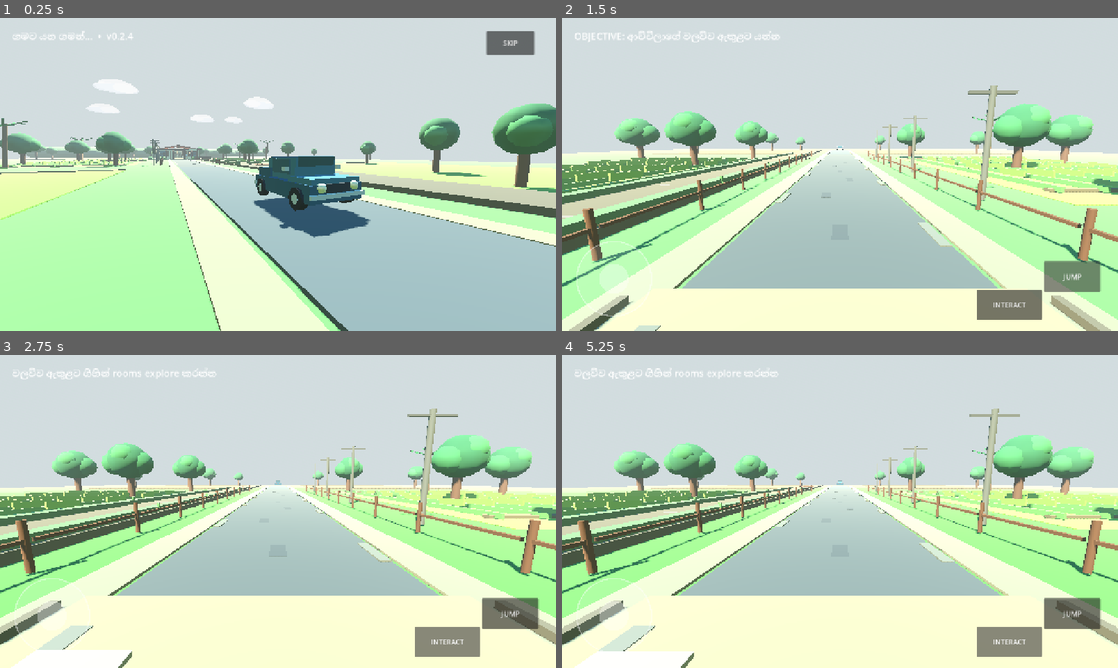
Above: before the commit, frames 1-4 (two rows, left to right).
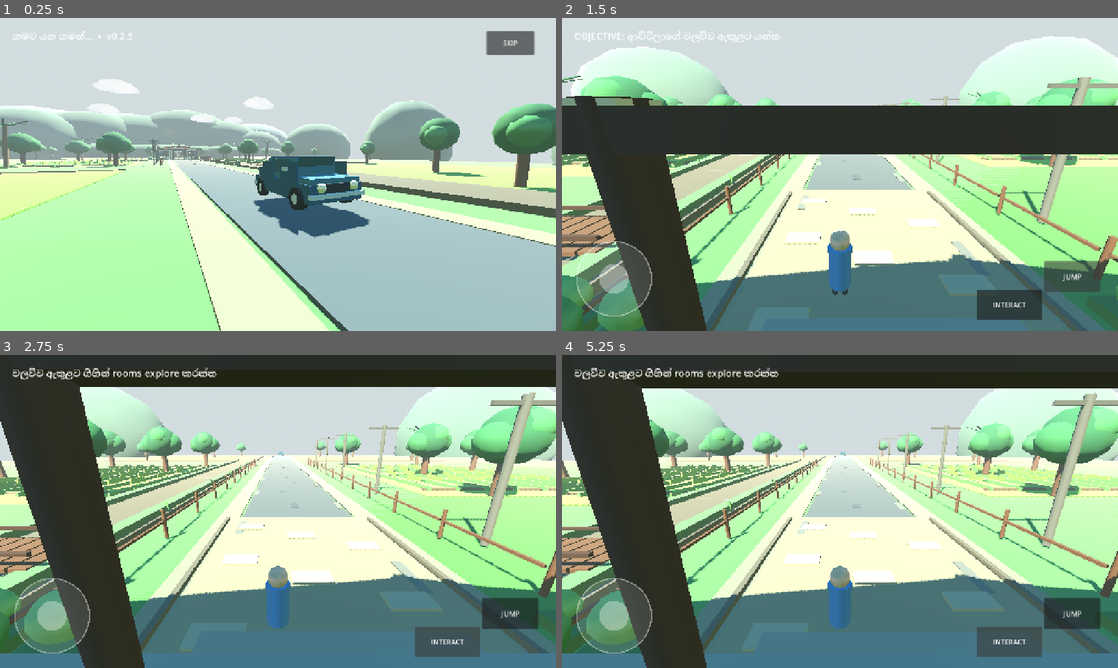
Above: after the commit, the same moments.

Repository: goldencenter432-sys/Gampiyasa
Game: Godot game, scene res://main.tscn
Same seed, same stepped clock (60 frames per second), same inputs: the game is played once before the commit and once after it.
Inputs:
- Up to frame 1 (0.25 s): no input
- Up to frame 2 (1.5 s): click "SKIP" at 0.5 s; click "JUMP" at 1.25 s
- Up to frame 3 (2.75 s): click "INTERACT" at 2 s
- Up to frame 4 (5.25 s): click "JUMP" at 2.75 s; click "INTERACT" at 3.5 s; click "JUMP" at 4.25 s; click "INTERACT" at 5 s

The runs differ from the first frame. In frame 1, 7.4% of the frame differs, in the area x 0-100%, y 4-100%; in frame 2, 74%; in frame 3, 82%; in frame 4, 83%, in the area x 0-100%, y 0-100%.

Commit message:
v0.2.5: add third-person camera and animated family/grandma arrival

Diff:
--- a/scripts/main.gd
+++ b/scripts/main.gd
@@ -4,6 +4,7 @@
 const EnvironmentV021 = preload("res://scripts/environment_v021.gd")
 const VisualsV022 = preload("res://scripts/visuals_v022.gd")
 const ContentV024 = preload("res://scripts/content_v024.gd")
+const EnvironmentV025 = preload("res://scripts/environment_v025.gd")
 enum GameState { DRIVE, ARRIVAL, DIALOGUE, PLAY }
 
 var state := GameState.DRIVE
@@ -13,6 +14,15 @@
 var grandma: Node3D
 var visuals_v022: Node3D
 var content_v024: Node3D
+var scenery_v025: Node3D
+var father: Node3D
+var mother: Node3D
+var daughter: Node3D
+var cutscene_boy: Node3D
+var car_door_fl: Node3D
+var car_door_fr: Node3D
+var car_door_rl: Node3D
+var car_door_rr: Node3D
 var player: CharacterBody3D
 var body_visual: Node3D
 var pivot: Node3D
@@ -43,6 +53,8 @@
 	add_child(visuals_v022)
 	content_v024 = ContentV024.new()
 	add_child(content_v024)
+	scenery_v025 = EnvironmentV025.new()
+	add_child(scenery_v025)
 	build_people_and_car()
 	build_player()
 	build_ui()
@@ -197,7 +209,7 @@
 
 func build_grandma(p: Vector3) -> Node3D:
 	var n: Node3D = Node3D.new()
-	n.name = "Grandma_v0_2_2"
+	n.name = "Grandma_v0_2_5"
 	n.position = p
 	n.scale = Vector3.ONE * 0.92
 	add_child(n)
@@ -264,13 +276,37 @@
 	box(car, Vector3(-1.34,1.46,-0.85), Vector3(0.22,0.16,0.28), chrome)
 	box(car, Vector3(1.34,1.46,-0.85), Vector3(0.22,0.16,0.28), chrome)
 
+	# Hinged car-door visuals used by the arrival animation.
+	car_door_fl = Node3D.new()
+	car_door_fl.position = Vector3(-1.25,1.08,-0.95)
+	car.add_child(car_door_fl)
+	box(car_door_fl,Vector3(0,0,0),Vector3(0.10,1.25,1.15),body_color)
+	car_door_fr = Node3D.new()
+	car_door_fr.position = Vector3(1.25,1.08,-0.95)
+	car.add_child(car_door_fr)
+	box(car_door_fr,Vector3(0,0,0),Vector3(0.10,1.25,1.15),body_color)
+	car_door_rl = Node3D.new()
+	car_door_rl.position = Vector3(-1.25,1.08,0.85)
+	car.add_child(car_door_rl)
+	box(car_door_rl,Vector3(0,0,0),Vector3(0.10,1.25,1.15),body_color)
+	car_door_rr = Node3D.new()
+	car_door_rr.position = Vector3(1.25,1.08,0.85)
+	car.add_child(car_door_rr)
+	box(car_door_rr,Vector3(0,0,0),Vector3(0.10,1.25,1.15),body_color)
+
 	family = Node3D.new()
 	family.visible = false
 	add_child(family)
-	person(family,Vector3(-2.2,0,16),Color("526d8b"))
-	person(family,Vector3(2.1,0,15.7),Color("9b617c"),0.95)
-	person(family,Vector3(3.4,0,16.6),Color("d19d44"),0.78)
-	grandma = build_grandma(Vector3(-3.1,0,20.6))
+	father = person(family,Vector3(-1.45,0,7.4),Color("526d8b"))
+	father.name = "Father"
+	mother = person(family,Vector3(1.45,0,7.2),Color("9b617c"),0.95)
+	mother.name = "Mother"
+	daughter = person(family,Vector3(1.65,0,8.7),Color("d19d44"),0.78)
+	daughter.name = "Daughter"
+	cutscene_boy = person(family,Vector3(-1.55,0,8.7),Color("4b76a5"),0.72)
+	cutscene_boy.name = "BoyCutscene"
+
+	grandma = build_grandma(Vector3(0.0,0,28.6))
 	grandma.visible = true
 
 func build_player() -> void:
@@ -288,7 +324,9 @@
 	player.add_child(pivot)
 	pivot.position = Vector3(0,1.2,0)
 	play_cam = Camera3D.new()
-	play_cam.position = Vector3(0,1.2,-4.8)
+	play_cam.position = Vector3(0,1.55,4.6)
+	play_cam.rotation_degrees.x = -8.0
+	play_cam.fov = 72.0
 	pivot.add_child(play_cam)
 	cine_cam = Camera3D.new()
 	add_child(cine_cam)
@@ -304,7 +342,7 @@
 	objective = Label.new()
 	objective.position = Vector2(28,26)
 	objective.add_theme_font_size_override("font_size",22)
-	objective.text = "ගමට යන ගමන්...  •  v0.2.4"
+	objective.text = "ගමට යන ගමන්...  •  v0.2.5"
 	layer.add_child(objective)
 	dialogue = Label.new()
 	dialogue.position = Vector2(100,560)
@@ -385,7 +423,7 @@
 func _process(delta: float) -> void:
 	clock += delta
 	if state == GameState.DRIVE:
-		var t: float = clampf(clock / 16.0, 0.0, 1.0)
+		var t: float = clampf(clock / 18.0, 0.0, 1.0)
 		car.position = drive_a.lerp(drive_b, smoothstep(0.0, 1.0, t))
 
 		# v0.2.4 four-shot intro: road chase -> field panorama -> canal side -> walawwa approach.
@@ -415,32 +453,86 @@
 			clock = 0.0
 			cine_stage = 0
 			family.visible = true
+			father.visible = false
+			mother.visible = false
+			daughter.visible = false
+			cutscene_boy.visible = false
 			grandma.visible = true
+			grandma.position = Vector3(0.0,0,28.6)
 			engine.stop()
 			if visuals_v022 != null and visuals_v022.has_method("trigger_arrival_dust"):
 				visuals_v022.call("trigger_arrival_dust", car.global_position)
 			objective.text = "ආච්චිලාගේ ගෙදරට ආවා"
 	elif state == GameState.ARRIVAL:
+		# Full family exit + grandma house-exit animation.
+		var parked: Vector3 = car.global_position
 		grandma.visible = true
-		if clock < 2.2:
-			# Establish the walawwa and parked car together.
-			var a: float = clock / 2.2
-			cine_cam.global_position = Vector3(10.0 - a * 2.2, 5.0, 11.0 + a * 1.0)
-			cine_cam.look_at(Vector3(0.0, 2.0, 22.0), Vector3.UP)
+
+		# 0-2.5 sec: establish parked car + walawwa.
+		if clock < 2.5:
+			cine_cam.global_position = Vector3(10.5,5.2,10.0)
+			cine_cam.look_at(Vector3(0.0,2.0,22.0),Vector3.UP)
+
+		# 2.5-8.5 sec: open doors and animate family stepping out.
+		elif clock < 8.5:
+			var exit_t: float = clampf((clock-2.5)/6.0,0.0,1.0)
+			cine_cam.global_position = Vector3(7.2,3.0,5.0)
+			cine_cam.look_at(parked + Vector3(0,1.1,0.8),Vector3.UP)
+
+			car_door_fl.rotation_degrees.y = lerpf(0.0,-58.0,clampf(exit_t*3.0,0.0,1.0))
+			car_door_fr.rotation_degrees.y = lerpf(0.0,58.0,clampf(exit_t*3.0,0.0,1.0))
+			car_door_rl.rotation_degrees.y = lerpf(0.0,-62.0,clampf((exit_t-0.16)*3.0,0.0,1.0))
+			car_door_rr.rotation_degrees.y = lerpf(0.0,62.0,clampf((exit_t-0.16)*3.0,0.0,1.0))
+
+			if exit_t > 0.08:
+				father.visible = true
+				var ft: float = clampf((exit_t-0.08)/0.30,0.0,1.0)
+				father.global_position = parked + Vector3(-1.2,0.0,-0.9).lerp(Vector3(-2.5,0.0,-0.7),ft)
+			if exit_t > 0.20:
+				mother.visible = true
+				var mt: float = clampf((exit_t-0.20)/0.30,0.0,1.0)
+				mother.global_position = parked + Vector3(1.2,0.0,-0.8).lerp(Vector3(2.5,0.0,-0.5),mt)
+			if exit_t > 0.36:
+				daughter.visible = true
+				var dt: float = clampf((exit_t-0.36)/0.28,0.0,1.0)
+				daughter.global_position = parked + Vector3(1.2,0.0,0.9).lerp(Vector3(2.8,0.0,1.2),dt)
+			if exit_t > 0.50:
+				cutscene_boy.visible = true
+				var bt: float = clampf((exit_t-0.50)/0.26,0.0,1.0)
+				cutscene_boy.global_position = parked + Vector3(-1.2,0.0,0.9).lerp(Vector3(-2.6,0.0,1.4),bt)
+				cutscene_boy.rotation_degrees.y = lerpf(0.0,-18.0,bt)
+
+		# 8.5-13 sec: grandma walks from inside to the veranda.
+		elif clock < 13.0:
+			var gt: float = clampf((clock-8.5)/4.5,0.0,1.0)
+			grandma.position = Vector3(0.0,0.0,28.6).lerp(Vector3(-2.2,0.0,20.7),smoothstep(0.0,1.0,gt))
+			grandma.rotation_degrees.y = lerpf(180.0,0.0,gt)
+			cine_cam.global_position = Vector3(-6.8,3.2,18.2)
+			cine_cam.look_at(grandma.global_position + Vector3(0,1.4,0),Vector3.UP)
+
+		# 13-16 sec: family + grandma hero shot before dialogue.
 		else:
-			# Cut closer to grandma at the veranda entrance.
-			var b: float = clampf((clock - 2.2) / 2.4, 0.0, 1.0)
-			cine_cam.global_position = Vector3(-7.0 + b * 2.0, 3.4, 17.0 + b * 1.2)
-			cine_cam.look_at(grandma.global_position + Vector3(0,1.35,0), Vector3.UP)
-		if clock > 4.8:
+			grandma.position = Vector3(-2.2,0.0,20.7)
+			cine_cam.global_position = Vector3(6.8,4.0,15.0)
+			cine_cam.look_at(Vector3(-0.5,1.5,20.0),Vector3.UP)
+
+		if clock > 16.0:
 			state = GameState.DIALOGUE
 			clock = 0.0
 			dialogue.visible = true
 			dialogue.text = "ආච්චි: ආ මේ ළමයිනේ! එන්න ඇතුළට. ගොඩ කාලෙකින් ඔයාලව දැක්කෙ."
 	elif state == GameState.DIALOGUE:
-		if clock > 4.5:
-			dialogue.text = "කොල්ලා: ආච්චි අම්මේ... බඩගිනියි!"
-		if clock > 8.0:
+		cine_cam.global_position = Vector3(5.8,3.2,16.8)
+		cine_cam.look_at(grandma.global_position + Vector3(0,1.3,0),Vector3.UP)
+		if clock > 4.0 and clock <= 7.5:
+			dialogue.text = "අම්මා: අම්මේ... කොහොමද ඉතින්?"
+		elif clock > 7.5 and clock <= 11.0:
+			dialogue.text = "ආච්චි: හොඳින් ඉන්නවා දුවේ. ඔයාලව දැක්ක එකම මට සතුටක්."
+		elif clock > 11.0 and clock <= 14.5:
+			dialogue.text = "කොල්ලා: ආච්චි අම්මේ... මට බඩගිනියි..."
+		elif clock > 14.5:
+			dialogue.text = "ආච්චි: එන්න පුතේ. කෑමත් ලෑස්ති කරලා තියෙන්නෙ."
+		if clock > 18.0:
 			begin_play()
 	elif state == GameState.PLAY:
 		var look: Vector2 = controls.call("consume_look")
@@ -454,8 +546,9 @@
 	state = GameState.PLAY
 	clock = 0
 	engine.stop()
+	cutscene_boy.visible = false
 	player.visible = true
-	player.position = Vector3(0,1.1,18)
+	player.position = Vector3(-1.2,1.1,17.4)
 	play_cam.current = true
 	cine_cam.current = false
 	dialogue.visible = false
